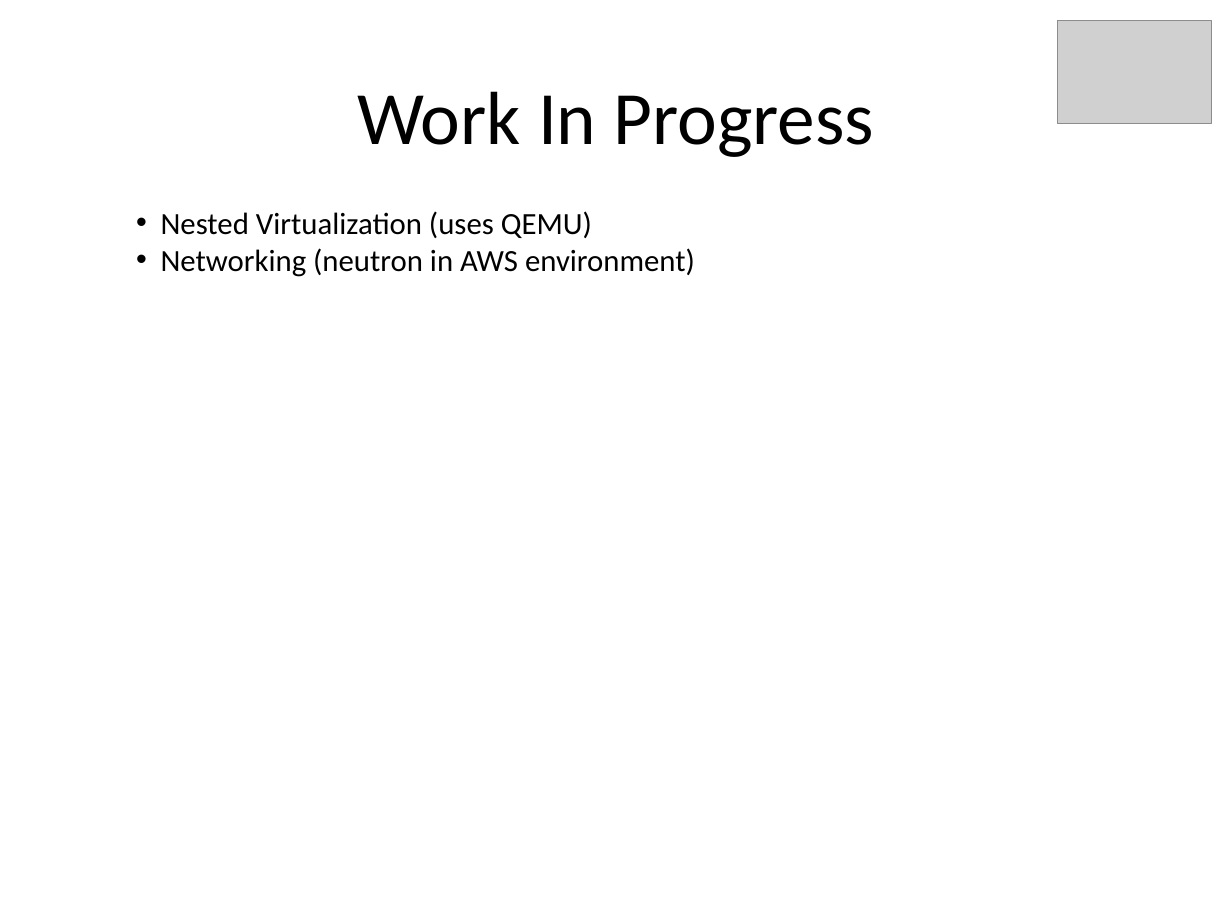
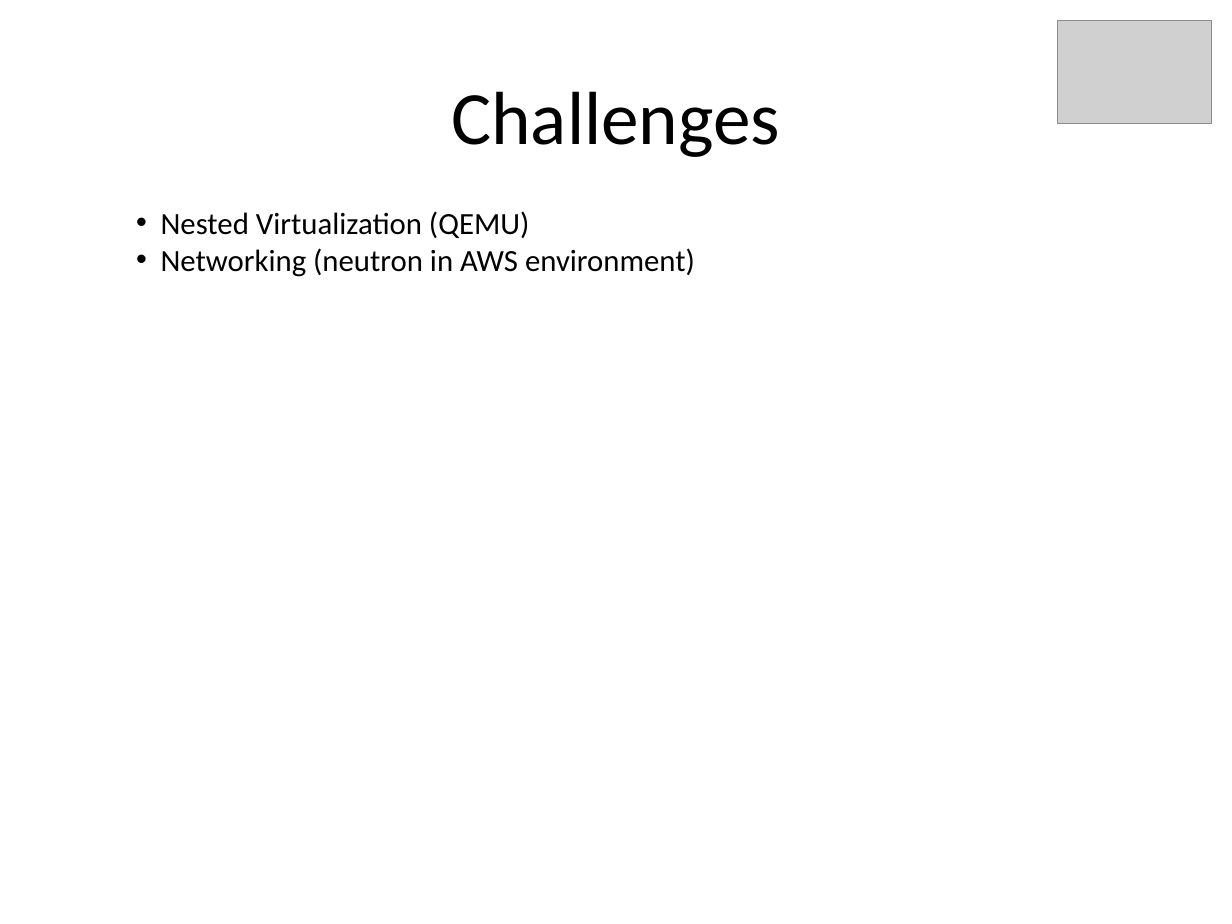
Before and after one commit to kskalvar/openstack-aio-aws, a slide deck: slide 8 of docs/OpenStack-Ansible-AIO-on-AWS-Presentation.pptx. Drawn at 1232x924 pixels with LibreOffice and Linux fonts; fonts in the diff are those of the drawing; grey boxes stand for pictures. Boxes give left, top, right and bottom in pixels: in the first picture for what was removed or moved away, otherwise in the second. Text is boxed around its words. In the diff, an @@ line names an element or a change of style, - is before the commit and + after.

```diff
--- a/docs/OpenStack-Ansible-AIO-on-AWS-Presentation.pptx
+++ b/docs/OpenStack-Ansible-AIO-on-AWS-Presentation.pptx
@@ title at [451,91,780,157]: text changed @@
-Work In Progress
+Challenges
@@ text at [161,211,529,238]: text changed @@
-• Nested Virtualization (uses QEMU)
+• Nested Virtualization (QEMU)
```
Also in this commit, not shown: 6 other slides changed, 1 other file.
